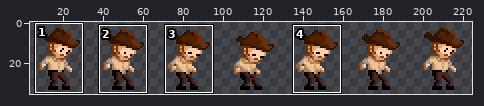
Sprite sheet: Curse_of_Druid/Assets/Sprites/character_resource/idle_look_up.png. The first picture is a wide view before the edit; the outline marks the close-up.
Close-up. Old version:
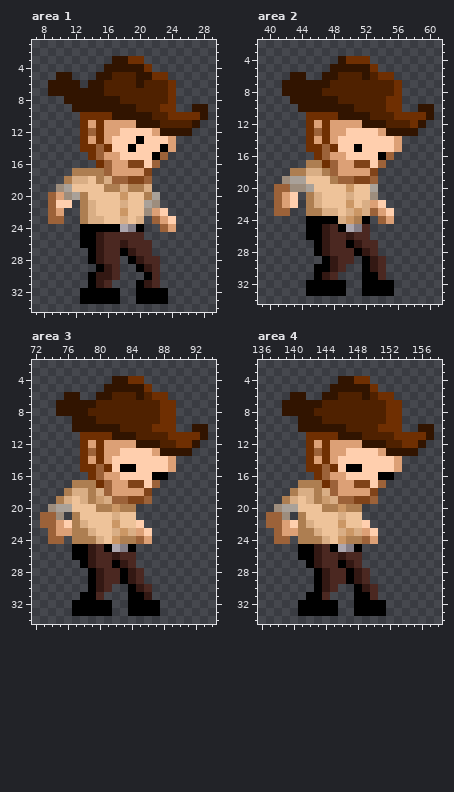
The file is 228x36 pixels. Colours within 5 levels of each other are drawn and written as one. Shown: area 1: x 7..29, y 1..34; area 2: x 39..61, y 2..34; area 3: x 72..94, y 2..34; area 4: x 136..158, y 2..34. The wide view leaves out empty margins. The commit also changed other parts of the picture, which this record leaves out.
After the commit:
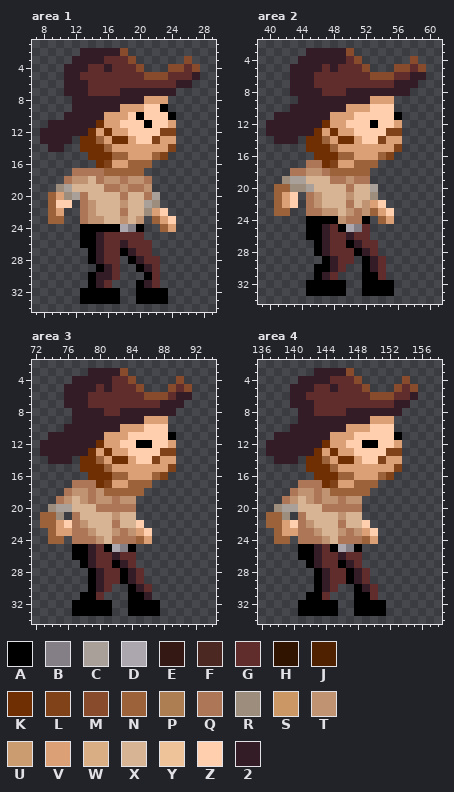
Palette (. is transparent): A #000000  B #847e87  C #a9a199  D #aca6ae  E #331813  F #4b2821  G #602c2c  H #311400  J #4f2100  K #6f2f02  L #804319  M #884b2b  N #9c6239  P #ad7e51  Q #ad7757  R #9d8d7d  S #cb9765  T #c09473  U #cb9c6f  V #dca076  W #d9ae85  X #d7b594  Y #eec39a  Z #ffcfae  2 #341c27
Edits made:
Changed rows in their new state; - is an unchanged pixel.
Area 1:
first column x 8:
 2 -----22222M----------
 3 ----2222GGGM.-----M--
 4 ---222GG2GGGM.--MMGM-
 5 --.22GGGGGGGGMMMGGG2-
 6 -..222GGGGGGGGGGG22--
 7 -..222GGGG2222222----
 8 ---.222222222VVV.----
 9 ----222222VVVZZA.--..
10 ---22222VVVZAZZZA....
11 -222222---ZZZAZZV...-
12 222222KVK-V---ZLL..--
13 2222--KN-KKVZ-LV-----
14 -22----KNVVVVVVVL----
15 -------KKNNVVVNL-----
16 --------L--NNN.------
17 ----QQQQ-NNNN.-------
18 ---QTTXQTTQTTQ-------
19 ----XXXXQQTQQT-------
20 -----QXXXXQXXQ-------
21 -----QTXXXTXX--------
22 -----QTXXXQXX--------
23 -----QTTXXTXT--------
25 -------2GGGGG--------
26 -------2GG2GGG-------
27 -------2GG-2GG-------
28 -------2GG--2GG------
29 --------2G---2G------
30 -------22G----G------
31 -------2G----2G------
Area 2:
first column x 40:
 3 -----22222M----------
 4 ----222222GM.-----M--
 5 ---2222G2GGGM.--MMGM-
 6 ---222GGGGGGGMMMGG22-
 7 --.222GGGGGGGGGG222--
 8 --.2222GGG22222222---
 9 ---.222222222VVV.----
10 ---2222222VVVZZZ.--..
11 -2222222VVVZZZZZA....
12 2222222---ZZZAZZV...-
13 222222KVK-V---ZLL..--
14 -222--KN-KKV--LV-----
15 -------KNVVVVVVVL----
16 -------KKNNVVVNL-----
17 -----QQ-L--NNN.------
18 ---QQTTQ-NNNN.-------
19 -----XXXQQTQQ.-------
20 ------XXXXQXX--------
21 -----QTXXXTXX--------
22 -----QTXXXQXT--------
23 -----QQTTXTQT--------
24 ---------TQQ---------
25 -------2G---G--------
26 -------2GG2GG--------
27 -------2GG-2GG-------
28 -------2GGG-2G-------
29 --------2GG--2G------
30 --------2G---2G------
31 -------2G-----G------
Area 3:
first column x 73:
 3 ------2222M----------
 4 ----22222GGM.----M---
 5 ---2222G2GGGM.--MGM--
 6 ---222GGGGGGGMMMG22--
 7 --.222GGGGGGGGG222---
 8 --..2222GG2222222----
 9 ----222222222VVV.----
10 ---2222222VVVZZZ.--..
11 -2222222VVVZZZZZA....
12 2222222---ZZAAZZV...-
13 222222KVK-V---ZLL..--
14 -222--KN-KKV--LV-----
15 -------KNVVVVVVVL----
16 -------KKNNVVVNL-----
17 ----QQQ-L--NNN.------
18 ---QTTQT-NNNN.-------
19 --QTXTQTTQTT..-------
20 ----XXXQQQQQ---------
21 ----QXXXXTXX---------
22 ----QTXXXQXX---------
23 ----QQTXXTQT---------
24 ----QQQTXQQQ---------
25 ------2G-------------
26 ------2GG2GG---------
27 ------2GG-2G---------
28 -------2GG-2G--------
29 -------2GG-2G--------
30 -------2G---2G-------
31 -------G-----2-------
Area 4:
first column x 137:
 3 ------2222M----------
 4 ----2222GGGM.----M---
 5 ---222GG2GGGM.--MGM--
 6 ---22GGGGGGGGMMMGG2--
 7 --.222GGGGGGGGGG22---
 8 --..22GGGG2222222----
 9 ----222222222VVV.----
10 ---2222222VVVZZZ.--..
11 -2222222VVVZZZZZA....
12 2222222---ZZAAZZV...-
13 222222KVK-V---ZLL..--
14 -222--KN-KKV--LV-----
15 -------KNVVVVVVVL----
16 -------KKNNVVVNL-----
17 ----QQQ-L--NNN.------
18 ---QTTQT-NNNN.-------
19 --QTXTQTTQTT..-------
20 ----XXXQQQQQ---------
21 ----QXXXXTXX---------
22 ----QTXXXQXX---------
23 ----QQTXXTQT---------
24 ----QQQTXQQQ---------
25 ------2G-------------
26 ------2GG2GG---------
27 ------2GG-2G---------
28 -------2GG-2G--------
29 -------2GG-2G--------
30 -------2G---2G-------
31 -------G-----G-------
Boxes around the changes in both close-ups, in picture pixels (x1, y1, x2, y2):
changed: (40, 48, 208, 288)
changed: (266, 48, 434, 280)
changed: (40, 368, 208, 600)
changed: (266, 368, 434, 600)
